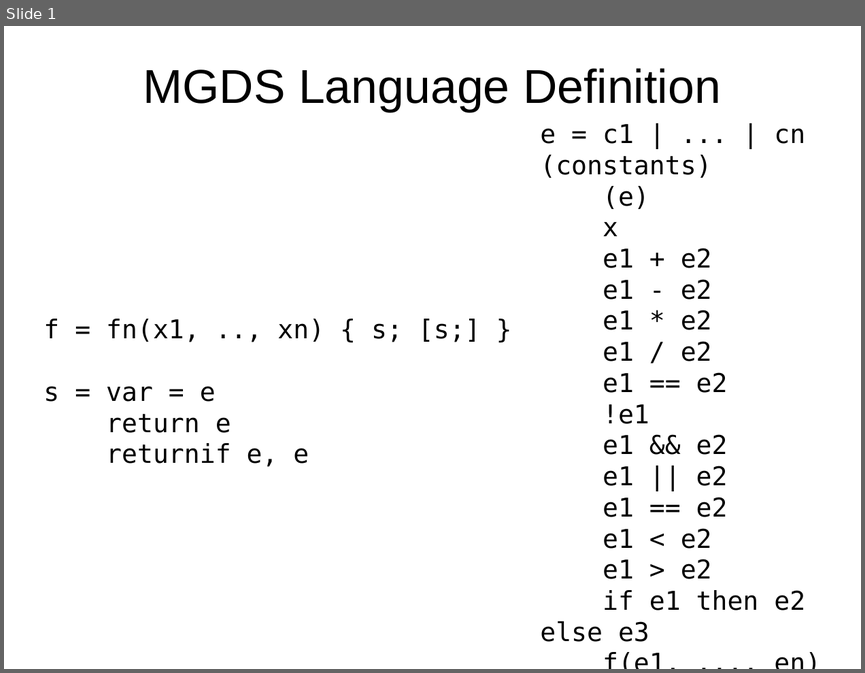
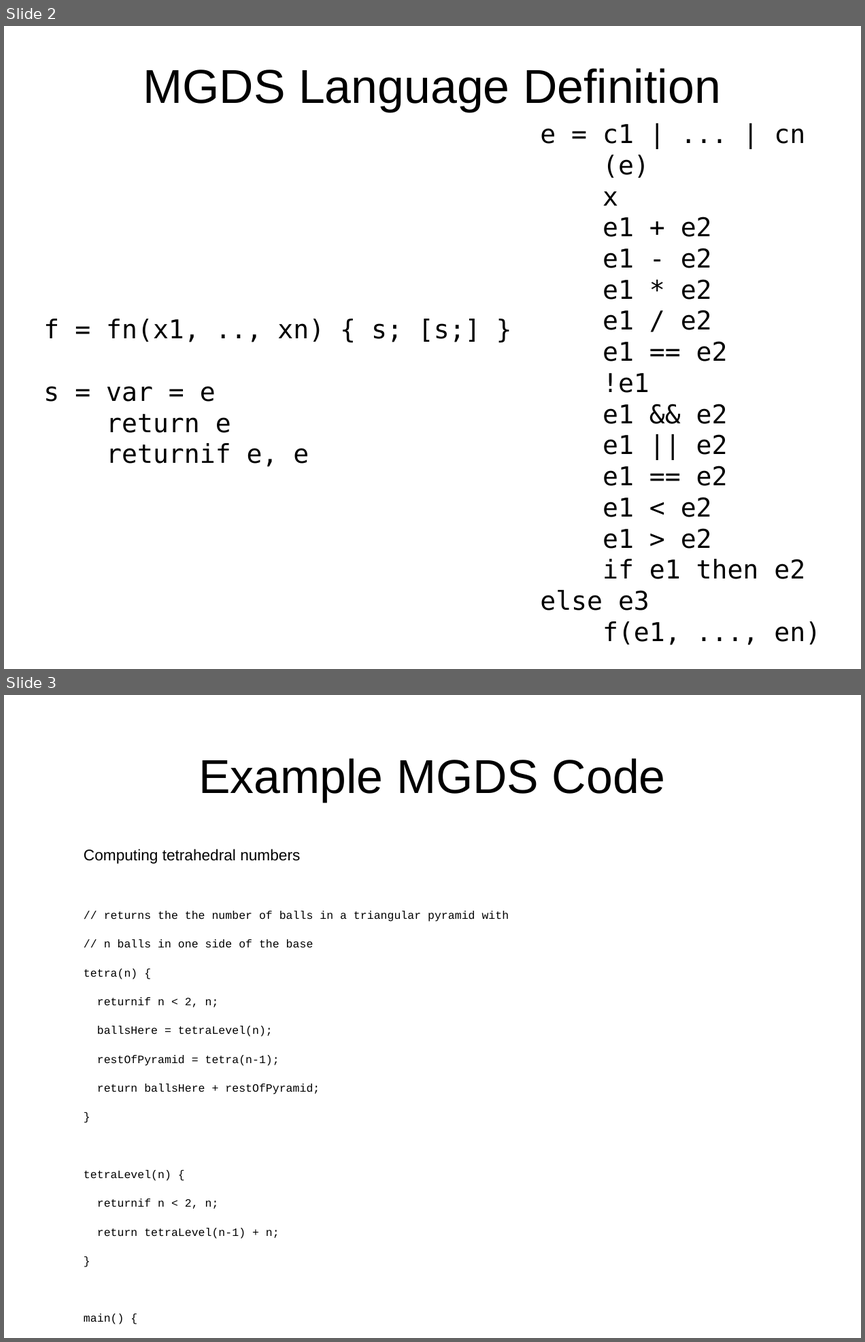
Before and after one commit to dcsommer/CS240H-Final-Project, a slide deck: demo.odp. Shown one above the other, each under a label of ours: slide 1 before the commit, slides 2 and 3 after it. The pictures are 865x673 and 865x1342 pixels, drawn with LibreOffice and Linux fonts; fonts in the diff are those of the drawing. Boxes give left, top, right and bottom in pixels: in the first picture for what was removed or moved away, otherwise in the second. Text is boxed around its words. In the diff, an @@ line names an element or a change of style, - is before the commit and + after.

```diff
--- a/demo.odp
+++ b/demo.odp
@@ slide 3 added at (4,695,861,1338), background #FFFFFF @@
@@ title added at (198,758,666,802), 44 pt, text #000000 @@
+Example MGDS Code
@@ text added at (84,849,509,1238), 10.4 pt, text #000000 @@
+Computing tetrahedral numbers
+// returns the the number of balls in a triangular pyramid with
+// n balls in one side of the base
+tetra(n) {
+returnif n < 2, n;
+ballsHere = tetraLevel(n);
+restOfPyramid = tetra(n-1);
+return ballsHere + restOfPyramid;
+}
+tetraLevel(n) {
+returnif n < 2, n;
+return tetraLevel(n-1) + n;
+}
+main() {
+return tetra(5);
+}
@@ what was slide 1 is now slide 2 @@
@@ slide 2 changed as well @@
@@ text at (540,124,805,144): text changed @@
-e = c1 | ... | cn (constants)
+e = c1 | ... | cn
```
Also in this commit, not shown: 1 other slide changed, 4 other slides added, 2 other files.
